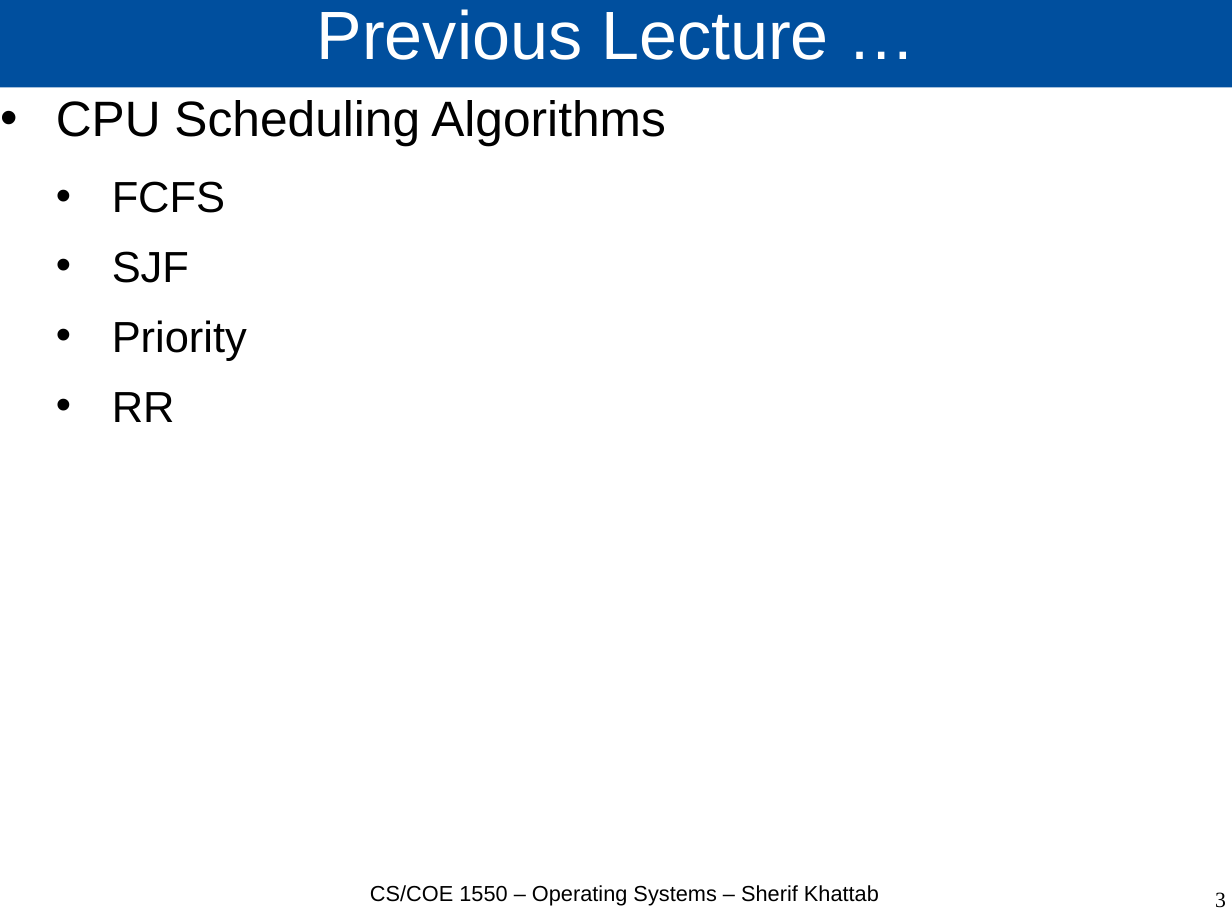
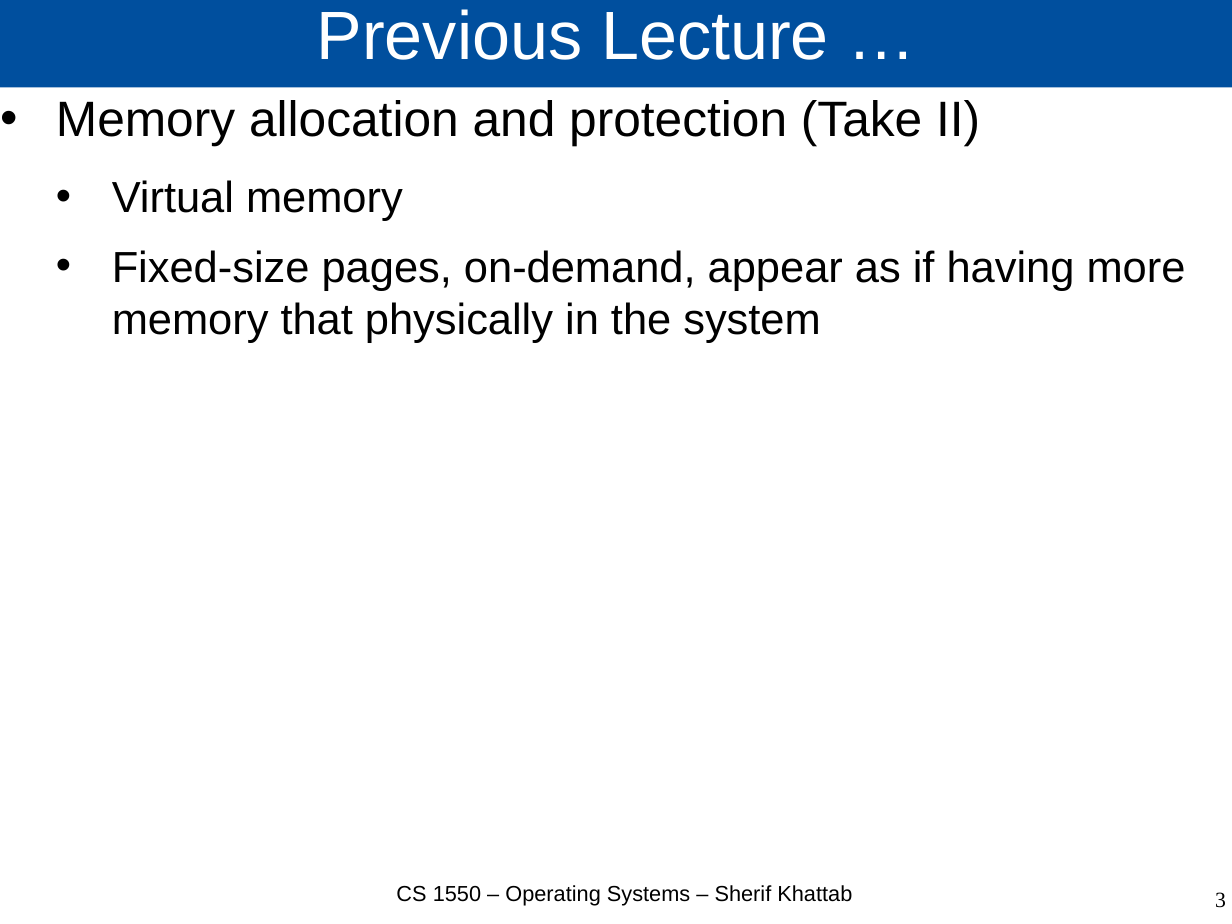
Before and after one commit to cs1550-2224/cs1550-code-handouts, a slide deck: slide 3 of DraftSlides/Lecture16.pptx. Drawn at 1232x924 pixels with LibreOffice and Linux fonts; fonts in the diff are those of the drawing. Boxes give left, top, right and bottom in pixels: in the first picture for what was removed or moved away, otherwise in the second. Text is boxed around its words. In the diff, an @@ line names an element or a change of style, - is before the commit and + after.

Commit message:
Lecture 16

```diff
--- a/DraftSlides/Lecture16.pptx
+++ b/DraftSlides/Lecture16.pptx
@@ text at (x1=56, y1=100, x2=1186, y2=343): text changed; size 32 to 28 pt @@
-• CPU Scheduling Algorithms
-  • FCFS
-  • SJF
-  • Priority
-  • RR
+• Memory allocation and protection (Take II)
+  • Virtual memory
+  • Fixed-size pages, on-demand, appear as if having more memory that physically in the system
@@ text at (x1=396, y1=885, x2=852, y2=906): text changed @@
-CS/COE 1550 – Operating Systems – Sherif Khattab
+CS 1550 – Operating Systems – Sherif Khattab
```
Also in this commit, not shown: 2 other slides changed, 16 slides added, 4 other files.
